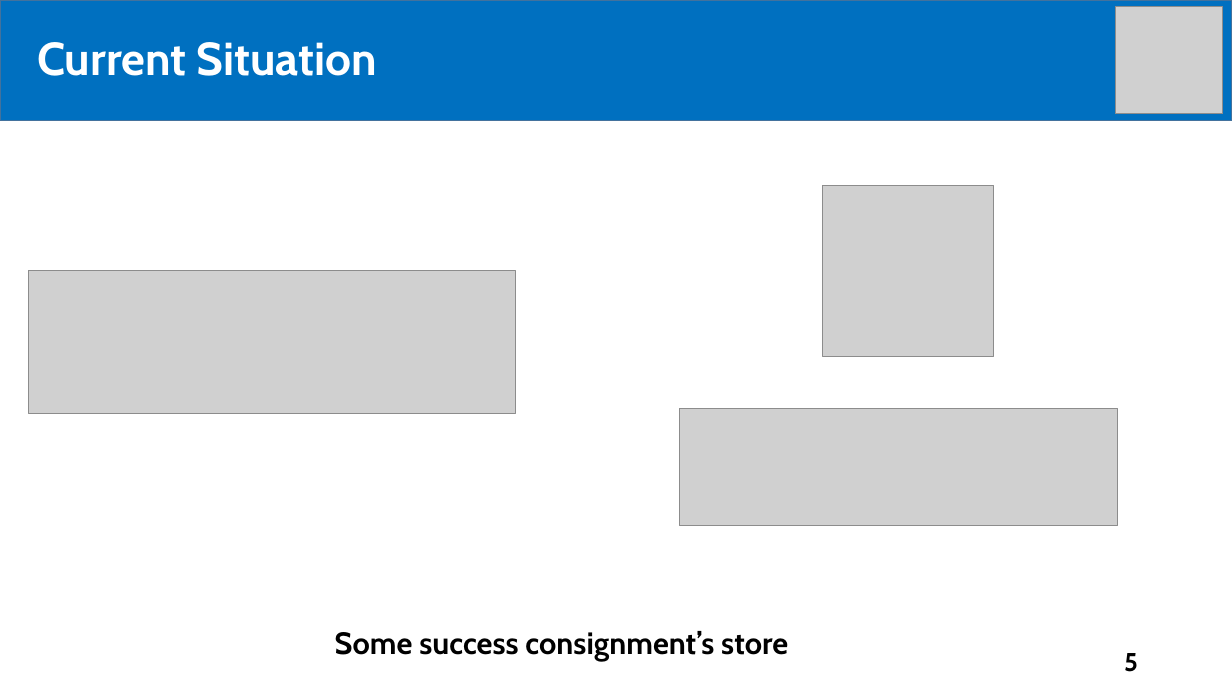
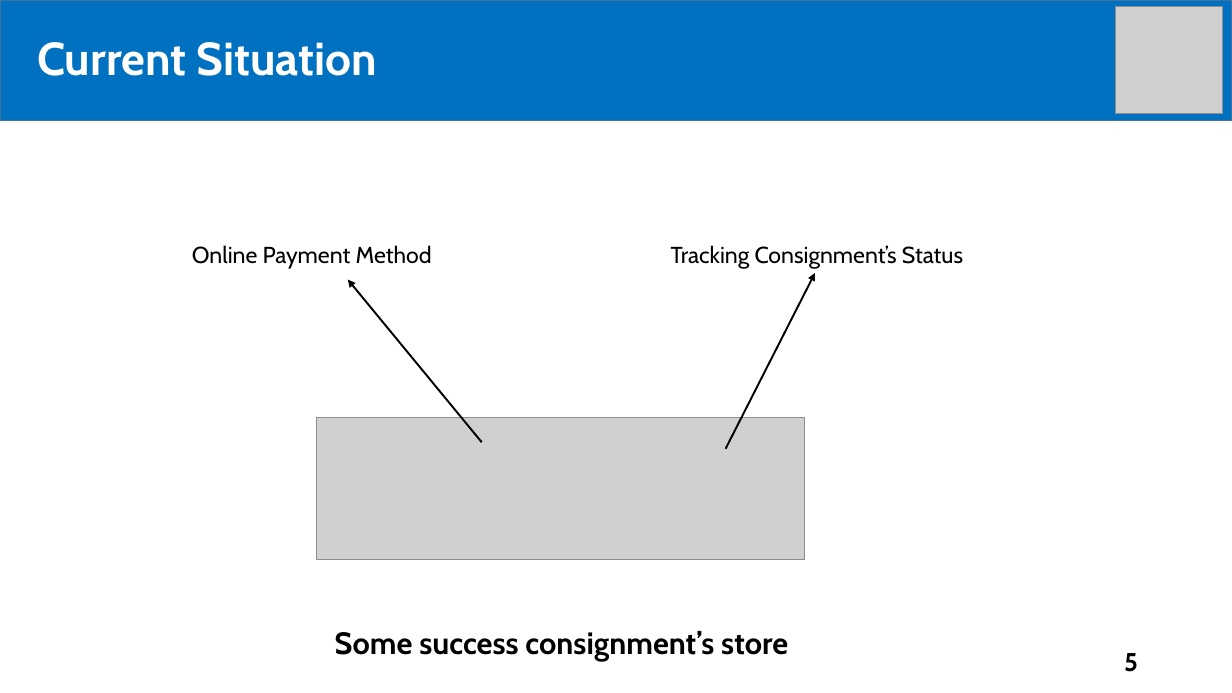
Before and after one commit to tiendan3108/CP, a slide deck: slide 5 of Source/Presentation/PreFinalPresentation.pptx. Drawn at 1232x693 pixels with LibreOffice and Linux fonts; fonts in the diff are those of the drawing; grey boxes stand for pictures. Boxes give left, top, right and bottom in pixels: in the first picture for what was removed or moved away, otherwise in the second. Text is boxed around its words. In the diff, an @@ line names an element or a change of style, - is before the commit and + after.

```diff
--- a/Source/Presentation/PreFinalPresentation.pptx
+++ b/Source/Presentation/PreFinalPresentation.pptx
@@ picture removed at [823,186,994,357] @@
@@ text added at [192,245,432,269], 18 pt, text #000000 @@
+Online Payment Method
@@ text added at [671,245,963,269], 18 pt, text #000000 @@
+Tracking Consignment’s Status
@@ arrow added from (482, 443) to (348, 280), #000000 1.5 pt @@
@@ arrow added from (726, 449) to (815, 273), #000000 1.5 pt @@
@@ picture: place and size @@
-picture at [28,271,516,413]
+picture at [317,418,805,560]
@@ picture removed at [679,409,1118,526] @@
```
Also in this commit, not shown: 30 other slides changed, 5 slides added, 2 slides removed.
